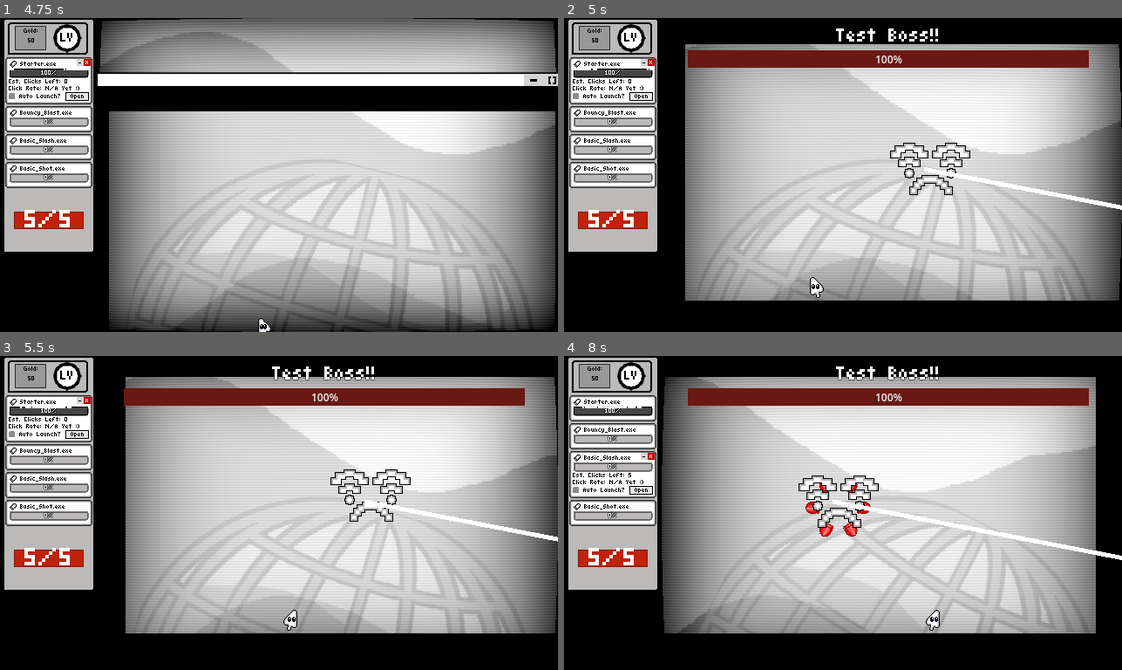
Above: before the commit, frames 1-4 (two rows, left to right).
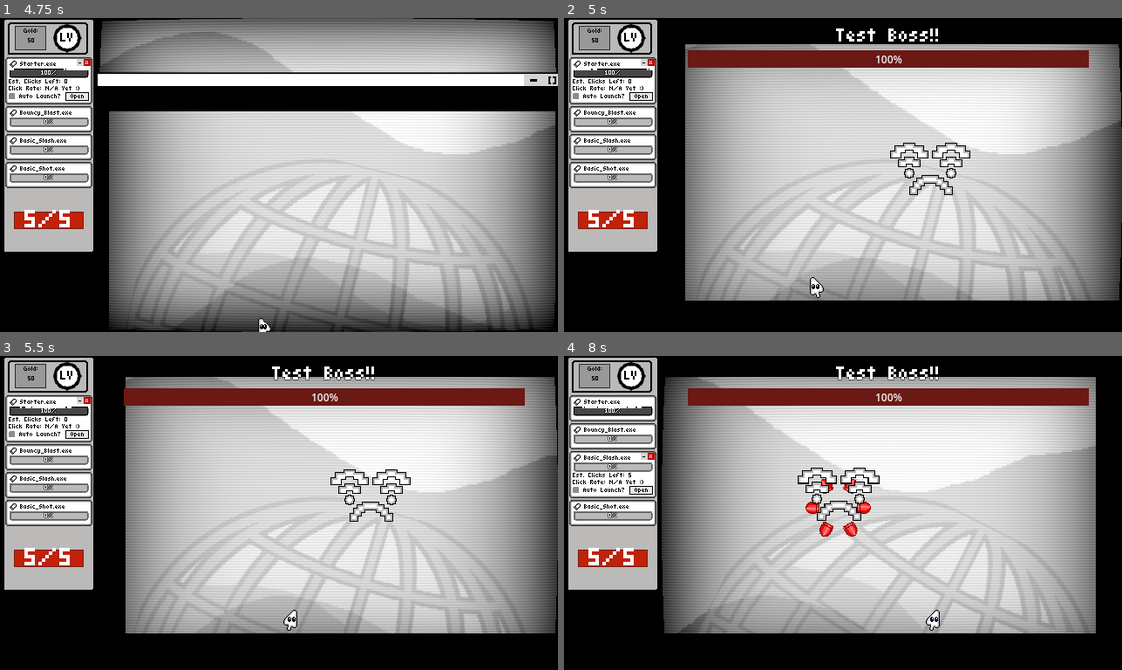
Above: after the commit, the same moments.

Repository: TNT-A/clicker-game-platformer
Game: Godot game, scene res://main_menu/main_menu.tscn
Same seed, same stepped clock (60 frames per second), same inputs: the game is played once before the commit and once after it.
Inputs (mouse positions are in pixels of both pictures, inside the frame that each line leads up to):
- Up to frame 1 (4.75 s): click "Quick Start" at 0.5 s; tap Space at 1.25 s; move the mouse to (401, 159) at 1.27 s; hold D (Move_Right) 1.28-2 s; hold Right mouse button (Char_Ability) 1.28-2 s; tap Enter (ui_accept) at 1.52, 3.77 s; click "Auto Launch?" at 2 s; click "Auto Launch?" at 2.75 s; move the mouse to (290, 284) at 3.52 s; hold D (Move_Right) 3.53-4.28 s; click (290, 284) at 3.6 s; move the mouse to (334, 105) at 4.27 s; hold A (Move_Left) from 4.28 s (still down); tap = (Maximize) at 4.35 s
- Up to frame 2 (5 s): keep holding A (Move_Left)
- Up to frame 3 (5.5 s): move the mouse to (251, 575) at 5.02 s; release A (Move_Left) at 5.03 s; hold D (Move_Right) from 5.03 s (still down); tap - (Minimize) at 5.1 s; tap Enter (ui_accept) at 5.27 s
- Up to frame 4 (8 s): move the mouse to (1010, 560) at 5.77 s; hold 1 (Num_1) 5.78-6.53 s; tap Enter (ui_accept) at 6.02, 6.77 s; move the mouse to (675, 465) at 6.52 s; release D (Move_Right) at 6.53 s; hold A (Move_Left) 6.53-7.28 s; tap 2 (Num_2) at 6.6 s; move the mouse to (870, 513) at 7.27 s; hold D (Move_Right) from 7.28 s (still down); hold 3 (Num_3) from 7.28 s (still down)

Frame 1 is identical in both runs. In frame 2, 0.5% of the frame differs, in the area x 64-100%, y 47-62%; in frame 3, 0.5%; in frame 4, 2.1%, in the area x 41-100%, y 35-65%.

Commit message:
Working more on boss
Working more on the boss, specifically working on setting up another of the boss' big attacks, one where they bounce around the screen like a DVD logo. Rn it works-ish. Something is breaking the animation in the middle of the state so I'm trying to figure out how to fix that!

Diff:
--- a/clicker-platformer/enemies/bosses/wifi_boss.gd
+++ b/clicker-platformer/enemies/bosses/wifi_boss.gd
@@ -3,6 +3,8 @@
 
 @onready var shot_component: ShotComponent = $ShotComponent
 @onready var boss_animation_player: AnimationPlayer = $BossAnimationPlayer
+@onready var effect_animation_player: AnimationPlayer = $EffectAnimationPlayer
+@onready var state_machine: StateMachine = $StateMachine
 
 var cur_index : int = 0
 var initial_position : Vector2
@@ -39,8 +41,8 @@
 
 func wifi_shot_1():
 	shot_component.call_pattern(Vector2(0, 0), 0)
-	boss_animation_player.play("wifi_shoot")
+	effect_animation_player.play("wifi_shoot")
 
 func _on_shot_component_shot_fired() -> void:
-	boss_animation_player.stop()
-	boss_animation_player.play("wifi_shoot")
+	effect_animation_player.stop()
+	effect_animation_player.play("wifi_shoot")
--- a/clicker-platformer/enemies/bosses/wifi_boss.tscn
+++ b/clicker-platformer/enemies/bosses/wifi_boss.tscn
@@ -15,6 +15,10 @@
 [ext_resource type="Texture2D" uid="uid://d03uqpi38tiae" path="res://sprites/bosses/no_wifi_boss-sheet.png" id="7_ej6ay"]
 [ext_resource type="Texture2D" uid="uid://d3kdlux4ovgpb" path="res://sprites/bosses/wifi_node_signal.png" id="9_cht37"]
 [ext_resource type="Script" uid="uid://cvltte0o8qht4" path="res://enemies/bosses/wifi_move.gd" id="13_u1f23"]
+[ext_resource type="Script" uid="uid://o7682ikqru5y" path="res://enemies/bosses/wifi_bounce_move.gd" id="15_lnsqv"]
+
+[sub_resource type="CircleShape2D" id="CircleShape2D_lnsqv"]
+radius = 34.058773
 
 [sub_resource type="Resource" id="Resource_c8mil"]
 script = ExtResource("4_kh47q")
@@ -168,22 +172,6 @@
 "values": [Color(1, 1, 1, 1)]
 }
 
-[sub_resource type="Animation" id="Animation_kwbj4"]
-resource_name = "wifi_shoot"
-length = 0.5
-tracks/0/type = "value"
-tracks/0/imported = false
-tracks/0/enabled = true
-tracks/0/path = NodePath("Sprite2D:scale")
-tracks/0/interp = 1
-tracks/0/loop_wrap = true
-tracks/0/keys = {
-"times": PackedFloat32Array(0, 0.06666667, 0.2),
-"transitions": PackedFloat32Array(1, 1, 1),
-"update": 0,
-"values": [Vector2(1, 1), Vector2(1.1, 1.1), Vector2(1, 1)]
-}
-
 [sub_resource type="Animation" id="Animation_u1f23"]
 resource_name = "spin"
 length = 0.4
@@ -268,8 +256,7 @@
 &"icon_to_face": SubResource("Animation_x3j0m"),
 &"spin": SubResource("Animation_u1f23"),
 &"wifi_idle": SubResource("Animation_rf3at"),
-&"wifi_node_land": SubResource("Animation_cht37"),
-&"wifi_shoot": SubResource("Animation_kwbj4")
+&"wifi_node_land": SubResource("Animation_cht37")
 }
 
 [sub_resource type="Animation" id="Animation_lnsqv"]
@@ -334,7 +321,29 @@
 &"wifi_node_rise": SubResource("Animation_c8mil")
 }
 
+[sub_resource type="Animation" id="Animation_u6ohl"]
+resource_name = "wifi_shoot"
+length = 0.2
+tracks/0/type = "value"
+tracks/0/imported = false
+tracks/0/enabled = true
+tracks/0/path = NodePath("Sprite2D:scale")
+tracks/0/interp = 2
+tracks/0/loop_wrap = true
+tracks/0/keys = {
+"times": PackedFloat32Array(0, 0.06666667, 0.2),
+"transitions": PackedFloat32Array(1, 1, 1),
+"update": 0,
+"values": [Vector2(1, 1), Vector2(1.1, 1.1), Vector2(1, 1)]
+}
+
+[sub_resource type="AnimationLibrary" id="AnimationLibrary_6f8jn"]
+_data = {
+&"wifi_shoot": SubResource("Animation_u6ohl")
+}
+
 [node name="WifiBoss" type="CharacterBody2D"]
+collision_layer = 0
 script = ExtResource("1_atjox")
 enemy_name = "Wifi Boss"
 max_health = 100
@@ -342,6 +351,10 @@
 is_boss = true
 metadata/_custom_type_script = "uid://c1q1k3vkaw7da"
 
+[node name="CollisionShape2D" type="CollisionShape2D" parent="."]
+position = Vector2(0, -5)
+shape = SubResource("CircleShape2D_lnsqv")
+
 [node name="ShotComponent" type="Node2D" parent="."]
 script = ExtResource("2_kwbj4")
 shot_patterns = Array[ExtResource("3_x5eb6")]([SubResource("Resource_u6ohl"), SubResource("Resource_6f8jn")])
@@ -353,11 +366,13 @@
 
 [node name="WifiPositionIndicator" type="Sprite2D" parent="."]
 top_level = true
+z_index = -1
 texture = ExtResource("9_cht37")
-offset = Vector2(0, -50)
 
 [node name="MovementIndicator" type="Line2D" parent="."]
-points = PackedVector2Array(528, 97, -7, -7)
+top_level = true
+z_index = -2
+points = PackedVector2Array(263, -46, -7, -7)
 width = 5.0
 
 [node name="HealthComponent" parent="." node_paths=PackedStringArray("parent", "sprite") instance=ExtResource("3_b8v2q")]
@@ -388,6 +403,11 @@
 &"": SubResource("AnimationLibrary_c8mil")
 }
 
+[node name="EffectAnimationPlayer" type="AnimationPlayer" parent="."]
+libraries = {
+&"": SubResource("AnimationLibrary_6f8jn")
+}
+
 [node name="AttackTimer" type="Timer" parent="."]
 wait_time = 3.0
 one_shot = true
@@ -401,12 +421,12 @@
 script = ExtResource("6_atjox")
 metadata/_custom_type_script = "uid://brexjs5ek41jf"
 
-[node name="WifiShotAttack" type="Node" parent="StateMachine"]
-script = ExtResource("6_b8v2q")
-metadata/_custom_type_script = "uid://brexjs5ek41jf"
-
 [node name="WifiMove" type="Node" parent="StateMachine"]
 script = ExtResource("13_u1f23")
+metadata/_custom_type_script = "uid://brexjs5ek41jf"
+
+[node name="WifiBounceMove" type="Node" parent="StateMachine"]
+script = ExtResource("15_lnsqv")
 metadata/_custom_type_script = "uid://brexjs5ek41jf"
 
 [node name="DinoIdle" type="Node" parent="StateMachine"]
@@ -425,4 +445,5 @@
 [connection signal="shot_fired" from="ShotComponent" to="." method="_on_shot_component_shot_fired"]
 [connection signal="animation_finished" from="BossAnimationPlayer" to="StateMachine/WifiIdle" method="_on_animation_player_animation_finished"]
 [connection signal="animation_finished" from="BossAnimationPlayer" to="StateMachine/WifiMove" method="_on_animation_player_animation_finished"]
+[connection signal="current_animation_changed" from="BossAnimationPlayer" to="StateMachine/WifiBounceMove" method="_on_boss_animation_player_current_animation_changed"]
 [connection signal="timeout" from="AttackTimer" to="StateMachine/WifiIdle" method="_on_attack_timer_timeout"]
--- /dev/null
+++ b/clicker-platformer/enemies/bosses/wifi_bounce_move.gd
@@ -0,0 +1,65 @@
+extends State
+class_name WifiBossBounce
+
+@onready var wifi_boss: WifiBoss = $"../.."
+@onready var boss_animation_player: AnimationPlayer = $"../../BossAnimationPlayer"
+@onready var sprite_2d: Sprite2D = $"../../Sprite2D"
+@onready var shot_component: ShotComponent = $"../../ShotComponent"
+
+var velocity : Vector2
+@export var base_speed : float = 200
+var speed : float = 100
+@export var bounce_rando_magnitude : float = 15
+var spinning : bool = false
+
+func enter():
+	spinning = false
+	speed = base_speed
+	boss_animation_player.play("spin", 0, 2)
+	var temp_dir : Vector2 = start_spin()
+	#await get_tree().create_timer(.6).timeout
+	var tween = get_tree().create_tween()
+	tween.set_trans(Tween.TRANS_EXPO)
+	tween.tween_property(sprite_2d, "position", temp_dir * -50, 1.5)
+	await tween.finished
+	tween.stop()
+	tween.tween_property(sprite_2d, "position", Vector2(0, 0), .5)
+	spinning = true
+	sprite_2d.position = Vector2(0, 0)
+
+func start_spin():
+	var rand_x : int = randi_range(0, 1)
+	var rand_y : int = randi_range(0, 1)
+	if rand_x == 0:
+		rand_x = -1
+	if rand_y == 0:
+		rand_y = -1
+	var dir : Vector2 = Vector2(rand_x, rand_y).normalized()
+	velocity = dir * speed
+	return dir
+
+func bounce(cur_collision : KinematicCollision2D):
+	if is_instance_valid(cur_collision):
+		wifi_boss.wifi_shot_1()
+		velocity = velocity.bounce(cur_collision.get_normal())
+		speed_up()
+
+func speed_up():
+	speed += base_speed * 0.2
+	if speed >= base_speed * 3:
+		speed = base_speed * 3
+
+func exit():
+	wifi_boss.velocity = Vector2(0, 0)
+
+func update(_delta: float):
+	pass
+
+func physics_update(_delta: float):
+	if spinning:
+		var collision = wifi_boss.move_and_collide(velocity * _delta)
+		if collision:
+			bounce(collision)
+
+func _on_boss_animation_player_current_animation_changed(name: String) -> void:
+	print(name)
--- a/clicker-platformer/enemies/bosses/wifi_idle.gd
+++ b/clicker-platformer/enemies/bosses/wifi_idle.gd
@@ -7,13 +7,18 @@
 @onready var node_animation_player: AnimationPlayer = $"../../NodeAnimationPlayer"
 @onready var boss_animation_player: AnimationPlayer = $"../../BossAnimationPlayer"
 @onready var movement_indicator: Line2D = $"../../MovementIndicator"
+@onready var state_machine: StateMachine = $".."
 
 var attacks_before_move : int = 2
+var bounce_chance : float = 1.0
+var to_bounce : bool = false
 
 func enter():
+	to_bounce = false
 	attacks_before_move = randi_range(1, 3)
 	boss_animation_player.play("wifi_idle")
 	attack_timer.start()
+	movement_indicator.clear_points()
 
 func exit():
 	pass
@@ -28,19 +33,24 @@
 	wifi_boss.wifi_shot_1()
 
 func transition_to_move():
-	await wifi_boss.pick_random_pos()
-	wifi_position_indicator.global_position = wifi_boss.next_position
-	wifi_position_indicator.global_position.y -= 20
-	node_animation_player.play("wifi_node_land")
-	set_line()
-	await get_tree().create_timer(2).timeout
-	boss_animation_player.play("face_to_icon")
+	var bounce_rand : float = randf_range(0, 1)
+	if bounce_chance < bounce_rand:
+		await wifi_boss.pick_random_pos()
+		wifi_position_indicator.global_position = wifi_boss.next_position
+		wifi_position_indicator.global_position.y -= 20
+		node_animation_player.play("wifi_node_land")
+		set_line()
+		await get_tree().create_timer(1.8).timeout
+		boss_animation_player.play("face_to_icon")
+	else:
+		await get_tree().create_timer(1.8).timeout
+		boss_animation_player.play("face_to_icon")
+		to_bounce = true
 
 func set_line():
-	#movement_indicator.clear_points()
-	#movement_indicator.add_point(wifi_position_indicator.position)
-	#movement_indicator.add_point(wifi_boss.next_position)
-	pass
+	movement_indicator.clear_points()
+	movement_indicator.add_point(wifi_boss.global_position)
+	movement_indicator.add_point(wifi_position_indicator.position)
 
 func _on_shot_component_shot_finished() -> void:
 	attacks_before_move -= 1
@@ -51,6 +61,9 @@
 		attack_timer.start()
 
 func _on_animation_player_animation_finished(anim_name: StringName) -> void:
-	if anim_name == "face_to_icon":
-		node_animation_player.play("wifi_node_rise")
-		SignalBus.transitioned.emit(self, "WifiMove")
+	if state_machine.current_state == self and anim_name == "face_to_icon":
+		if !to_bounce:
+			node_animation_player.play("wifi_node_rise")
+			SignalBus.transitioned.emit(self, "WifiMove")
+		else:
+			SignalBus.transitioned.emit(self, "WifiBounceMove")
--- a/clicker-platformer/enemies/bosses/wifi_move.gd
+++ b/clicker-platformer/enemies/bosses/wifi_move.gd
@@ -4,6 +4,7 @@
 @onready var wifi_boss: WifiBoss = $"../.."
 @onready var state_machine: StateMachine = $".."
 @onready var boss_animation_player: AnimationPlayer = $"../../BossAnimationPlayer"
+@onready var movement_indicator: Line2D = $"../../MovementIndicator"
 
 var target_pos : Vector2 = Vector2(0, 0)
 
@@ -17,8 +18,15 @@
 func update(_delta: float):
 	if !wifi_boss.global_position.distance_to(target_pos) <= 3:
 		wifi_boss.global_position = wifi_boss.global_position.lerp(target_pos, .1)
+		set_line()
 	else:
+		wifi_boss.global_position = wifi_boss.next_position
 		swap_to_idle()
+
+func set_line():
+	movement_indicator.clear_points()
+	movement_indicator.add_point(wifi_boss.global_position)
+	movement_indicator.add_point(wifi_boss.next_position)
 
 func swap_to_idle():
 	boss_animation_player.play("icon_to_face")
Not shown: 1 places in clicker-platformer/enemies/bosses/wifi_boss.tscn that only renumber resources
Not shown, added: clicker-platformer/enemies/bosses/wifi_bounce_move.gd.uid
Binary file added: clicker-platformer/sprites/bosses/basic_white_box_black_border-export.png
Not shown, added: clicker-platformer/sprites/bosses/basic_white_box_black_border-export.png.import
Binary file added: clicker-platformer/sprites/bosses/basic_white_box_black_border.png
Not shown, added: clicker-platformer/sprites/bosses/basic_white_box_black_border.png.import
